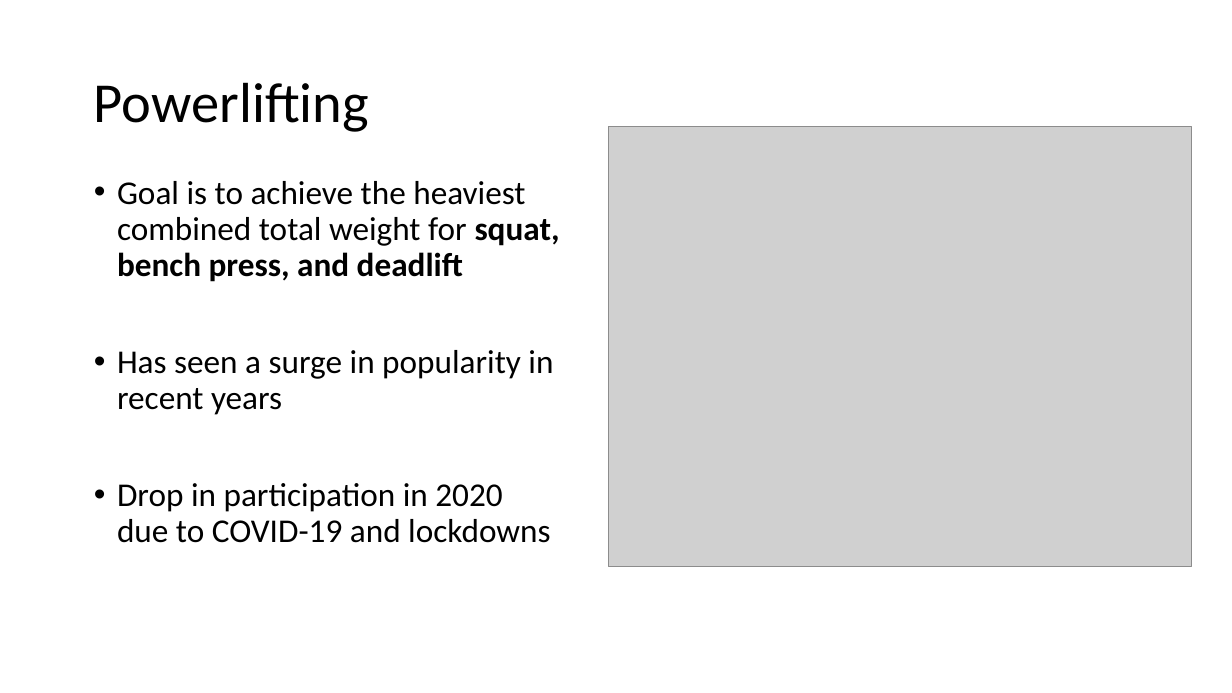
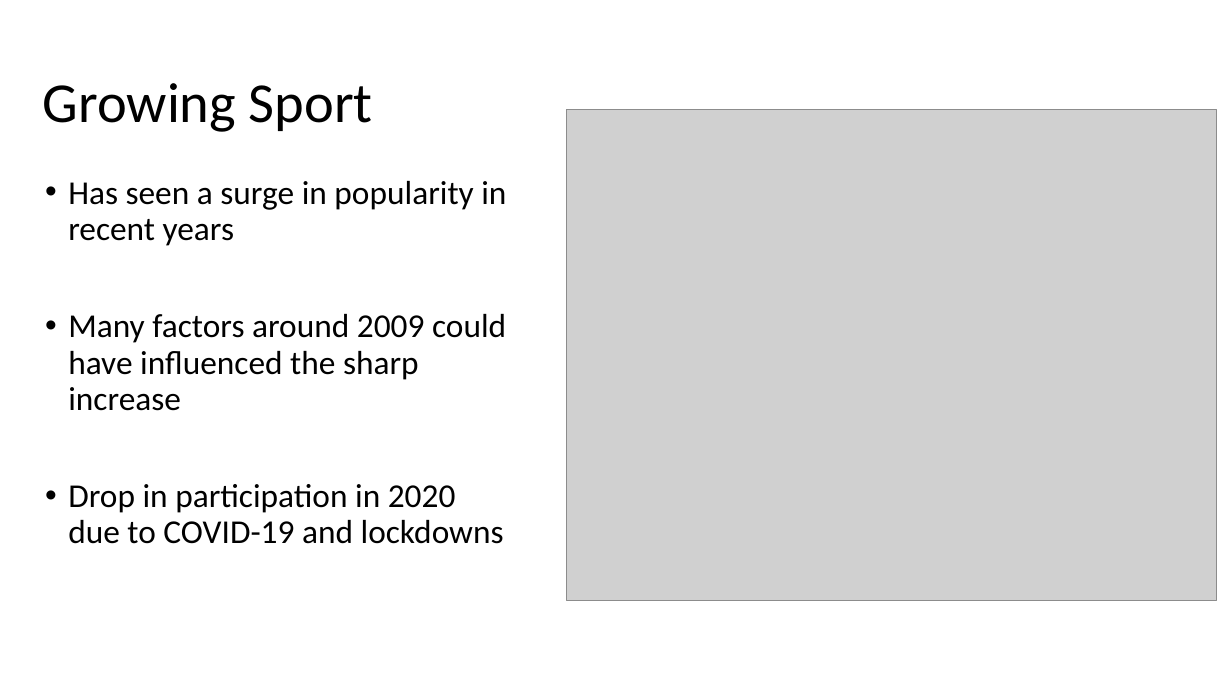
Before and after one commit to LillWawrence/freeform_programming_assessment_new, a slide deck: slide 4 of freeform_presentation.pptx (slide 2 before the commit). Drawn at 1232x693 pixels with LibreOffice and Linux fonts; fonts in the diff are those of the drawing; grey boxes stand for pictures. Boxes give left, top, right and bottom in pixels: in the first picture for what was removed or moved away, otherwise in the second. Text is boxed around its words. In the diff, an @@ line names an element or a change of style, - is before the commit and + after.

```diff
--- a/freeform_presentation.pptx
+++ b/freeform_presentation.pptx
@@ title at box(43, 83, 373, 132): text changed @@
-Powerlifting
+Growing Sport
@@ picture: place and size @@
-picture at box(609, 127, 1192, 567)
+picture at box(567, 109, 1217, 600)
@@ text "Has seen a surge in ...": place and size @@
-text "Has seen a surge in ..." at box(117, 181, 560, 543)
+text "Has seen a surge in ..." at box(68, 181, 506, 544)
@@ text at box(68, 181, 506, 544): size 25.9 to 26 pt in "Has seen a surge in popularity in ...", "Drop in participation in 2020 due to ..." @@
@@ text at box(117, 181, 560, 282): paragraph removed @@
-• Goal is to achieve the heaviest combined total weight for squat, bench press, and deadlift
@@ text at box(68, 314, 506, 411): paragraph added @@
+• Many factors around 2009 could have influenced the sharp increase
```
Also in this commit, not shown: 3 other slides changed, 6 slides added, 2 other files.
